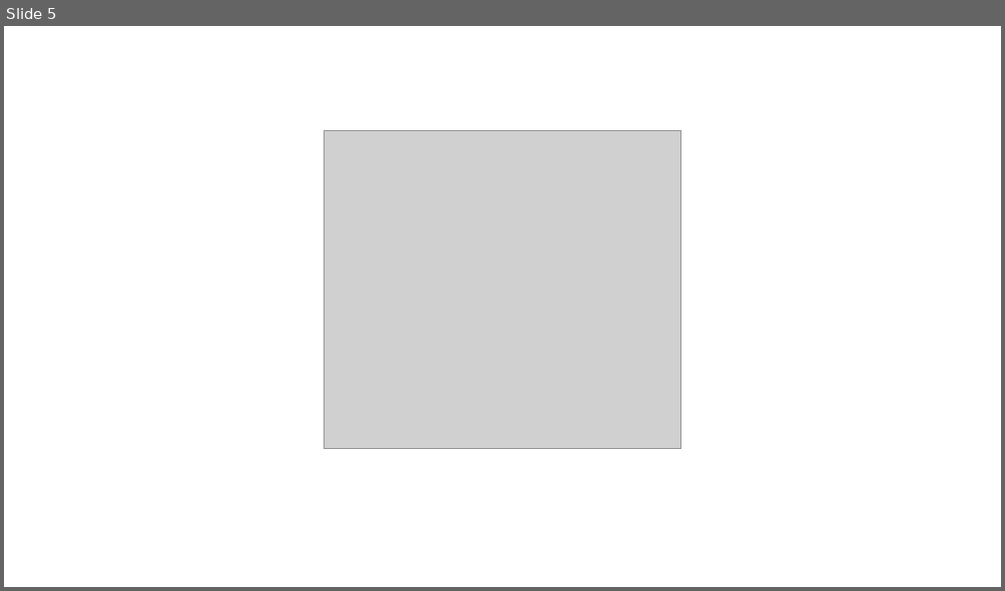
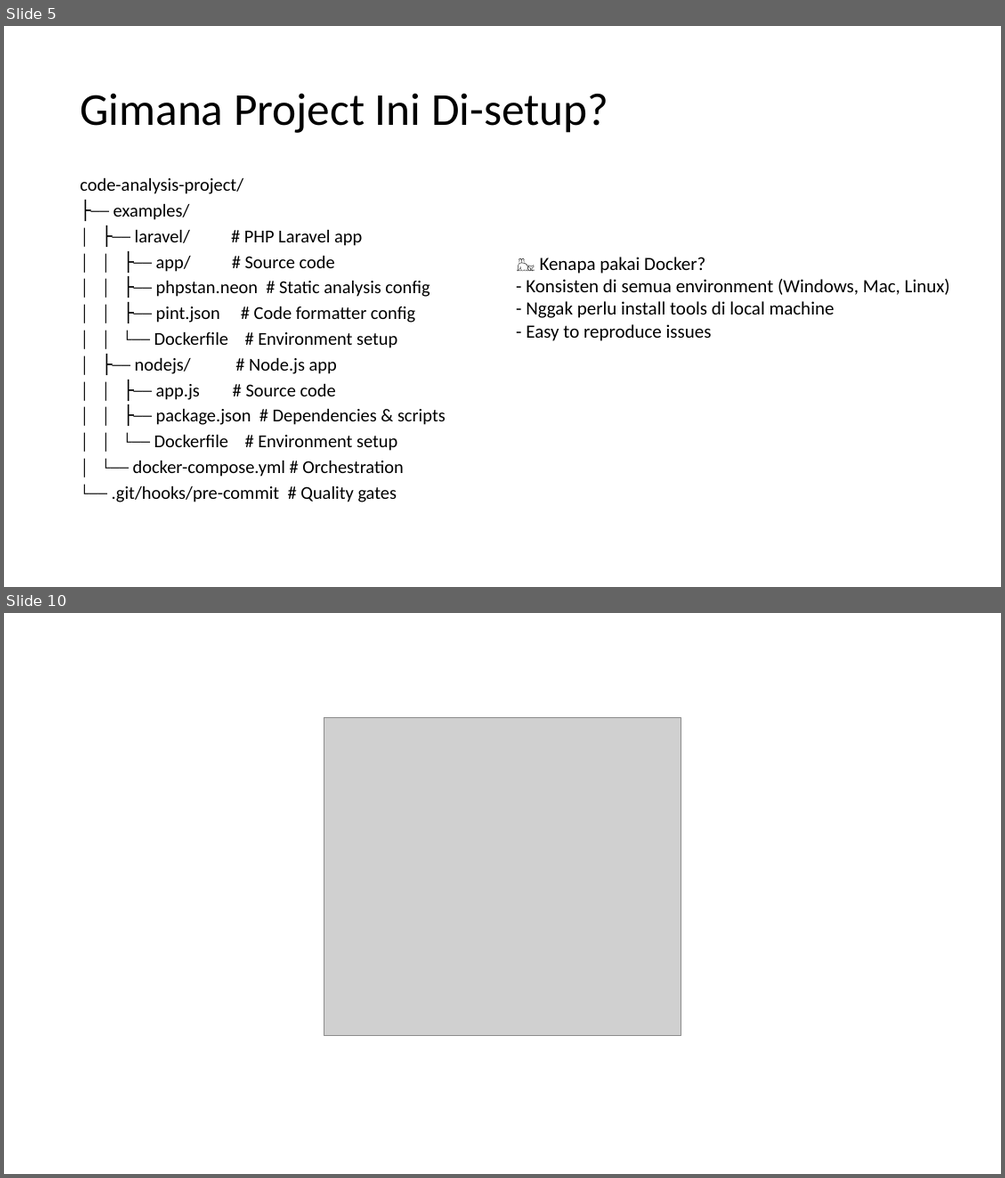
Before and after one commit to njulioiyoo/code-analysis-laravel-nodejs, a slide deck: slides/JNO - Sharing Session Code Analysis.pptx. Shown one above the other, each under a label of ours: slide 5 before the commit, slides 5 and 10 after it; the slides between them are not shown. The pictures are 1005x591 and 1005x1178 pixels, drawn with LibreOffice and Linux fonts; fonts in the diff are those of the drawing; grey boxes stand for pictures; background and template pictures are left out. Boxes give left, top, right and bottom in pixels: in the first picture for what was removed or moved away, otherwise in the second. Text is boxed around its words. In the diff, an @@ line names an element or a change of style, - is before the commit and + after.

```diff
--- a/slides/JNO - Sharing Session Code Analysis.pptx
+++ b/slides/JNO - Sharing Session Code Analysis.pptx
@@ slide 5 added at (x1=4, y1=26, x2=1001, y2=587), background picture (left out) @@
@@ title added at (x1=80, y1=93, x2=608, y2=133), 44 pt, text #000000 @@
+Gimana Project Ini Di-setup?
@@ text added at (x1=80, y1=177, x2=445, y2=502), 17.5 pt, text #000000 @@
+code-analysis-project/
+├── examples/
+│ ├── laravel/ # PHP Laravel app
+│ │ ├── app/ # Source code
+│ │ ├── phpstan.neon # Static analysis config
+│ │ ├── pint.json # Code formatter config
+│ │ └── Dockerfile # Environment setup
+│ ├── nodejs/ # Node.js app
+│ │ ├── app.js # Source code
+│ │ ├── package.json # Dependencies & scripts
+│ │ └── Dockerfile # Environment setup
+│ └── docker-compose.yml # Orchestration
+└── .git/hooks/pre-commit # Quality gates
@@ text added at (x1=526, y1=257, x2=950, y2=341), 18 pt, text #000000 @@
+🐳 Kenapa pakai Docker?
+- Konsisten di semua environment (Windows, Mac, Linux)
+- Nggak perlu install tools di local machine
+- Easy to reproduce issues
@@ what was slide 5 is now slide 10 @@
```
Also in this commit, not shown: 8 other slides added, 4 slides removed, 25 other files.
